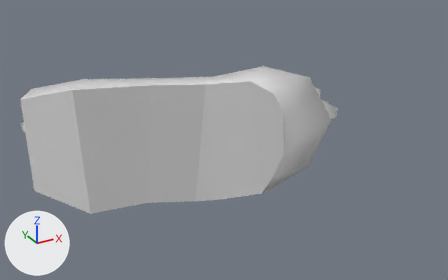
What one commit did to the OBJ model BRCSDK/Assets/BRCSDK/Resources/preview_skateRight.obj.
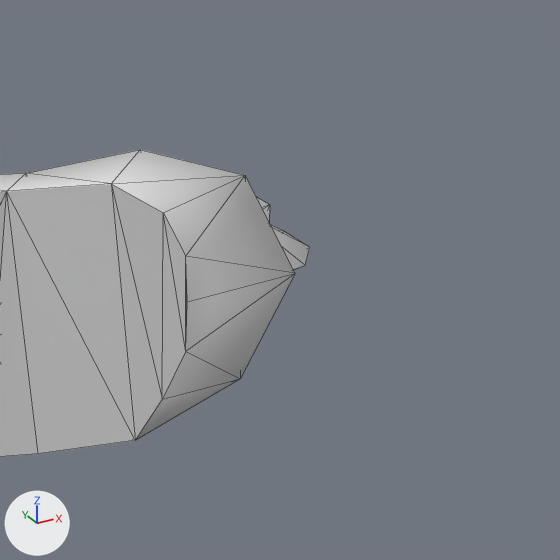
Old and new are each drawn whole from a camera (50 mm lens) standing at (-0.167, -0.648, 0.333) and looking at (0.234, 0.081, -0.031) and again close up on the part from 45% to 100% of the width and 0% to 88% of the height. Arrows for +X, +Y and +Z are at lower left; the lights stay in place. The close-ups show mesh edges as thin lines. Where no turn or scale is listed for an object, it has been applied to the vertices. Vertices at the same position are counted once.

Objects in the first close-up: 'preview_skateRight'.
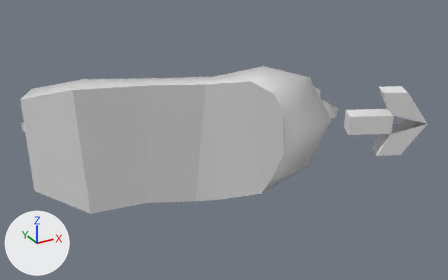
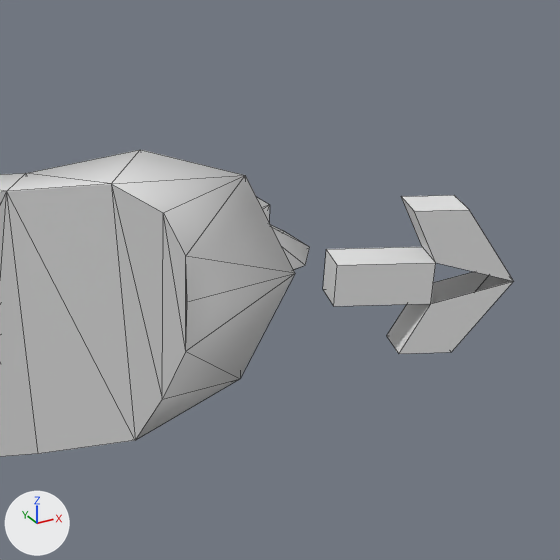
Commit message: SDK :  -Added arrows to preview meshes to help placement

What differs and where, as boxes [x1, y1, x2, y2] in the close-ups (560 x 560 px):
'preview_skateRight', reshaped
    before: [0, 150, 310, 456]
    after: [0, 150, 513, 456]
part 1 of me_preview_skateright, added
    after: [323, 195, 513, 354]

The change, as a list of edits to the scene's bpy script:
```text
Change me_preview_skateright:
    used by ob_preview_skateright; location = (0.0, 0.0, 0.0)
    remove me_preview_skateright.from_pydata(...)  # 109 vertices, 185 faces; spans x -0.034..0.405, y -0.008..0.261, z -0.1..0.086
    add me_preview_skateright.from_pydata(...)  # 127 vertices, 200 faces; spans x -0.034..0.492, y -0.07..0.261, z -0.1..0.086
    me_preview_skateright part 1: a new loose piece of 18 vertices spanning x 0.378..0.492, y -0.07..0.002, z -0.048..0.048
```
